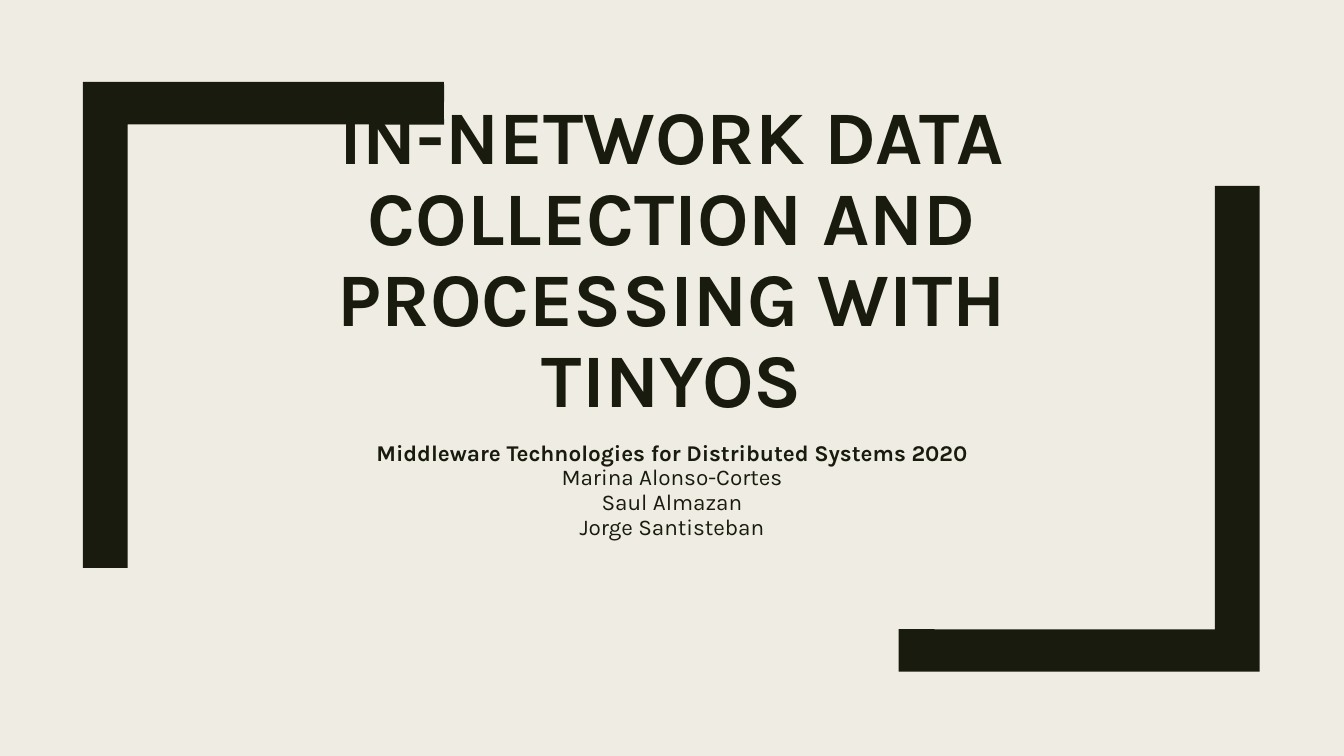
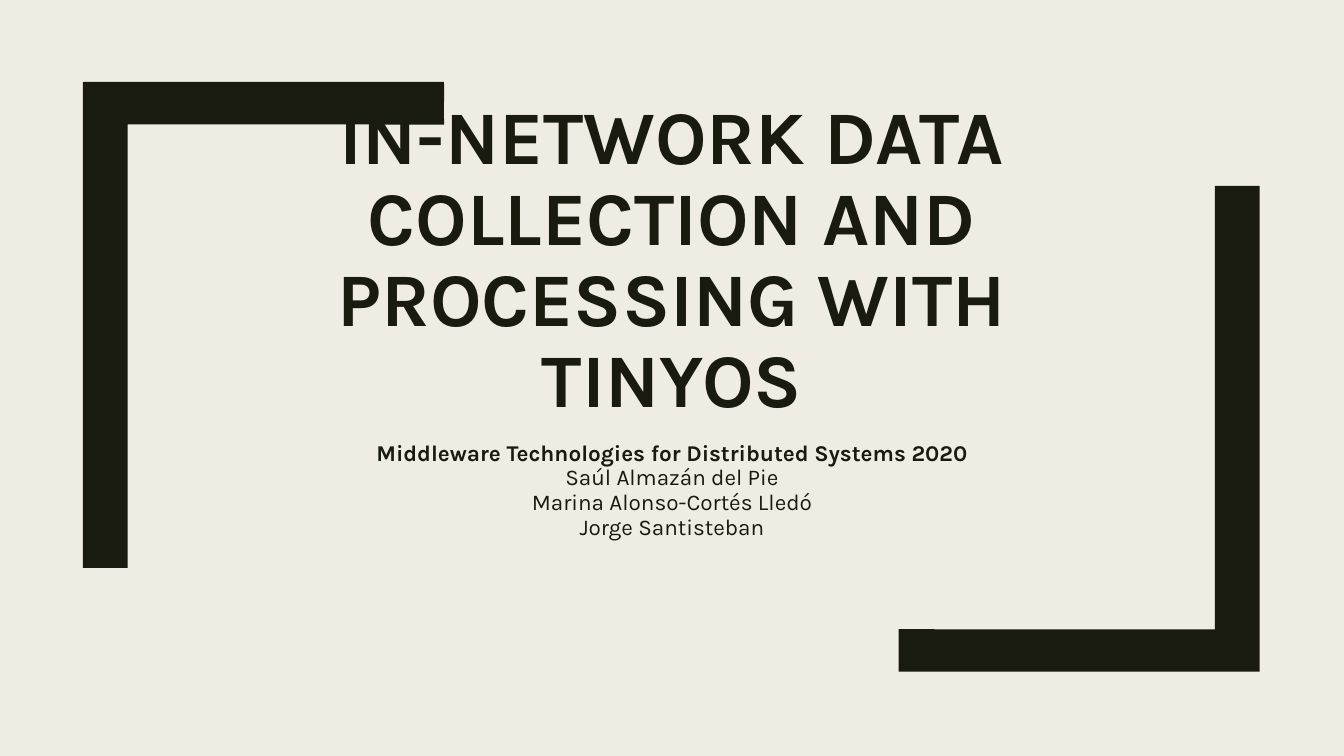
Before and after one commit to malonsocortes/Middleware_Final_Projects, a slide deck: slide 1 of Presentations/TemperatureProj.pptx. Drawn at 1344x756 pixels with LibreOffice and Linux fonts; fonts in the diff are those of the drawing. Boxes give left, top, right and bottom in pixels: in the first picture for what was removed or moved away, otherwise in the second. Text is boxed around its words. In the diff, an @@ line names an element or a change of style, - is before the commit and + after.

```diff
--- a/Presentations/TemperatureProj.pptx
+++ b/Presentations/TemperatureProj.pptx
@@ subtitle at (532,465,812,511): text changed @@
-Marina Alonso-Cortes
-Saul Almazan
+Saúl Almazán del Pie
+Marina Alonso-Cortés Lledó
```
Also in this commit, not shown: 1 other file.
